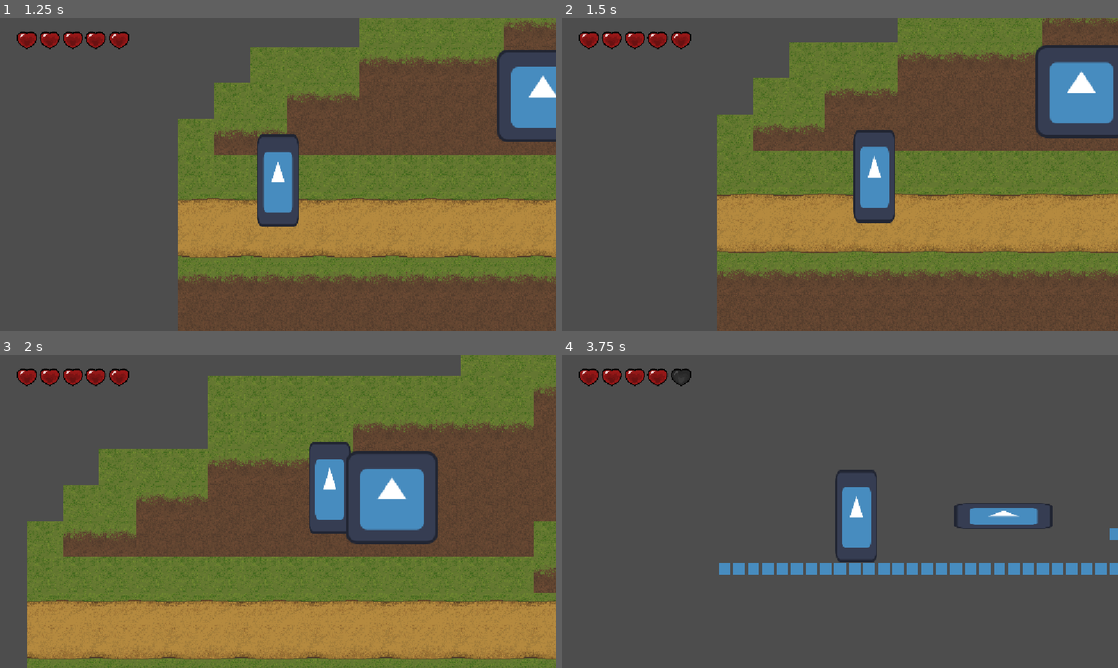
Above: before the commit, frames 1-4 (two rows, left to right).
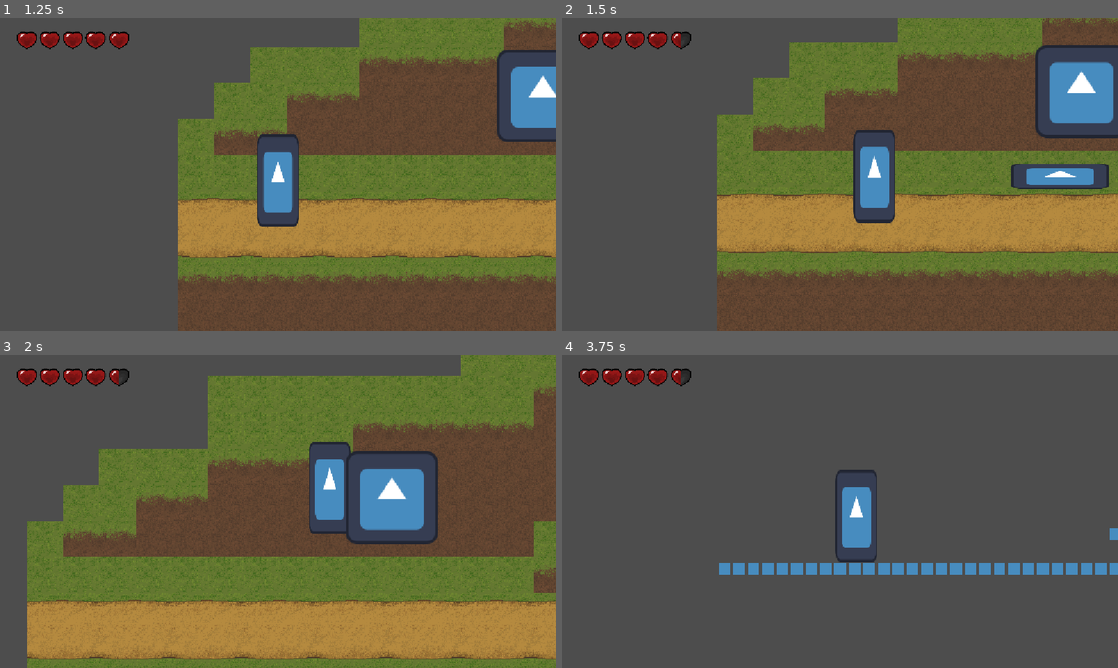
Above: after the commit, the same moments.

Repository: Dekoder-py/DaydreamProject
Game: Godot game, scene res://scenes/start_menu.tscn
Same seed, same stepped clock (60 frames per second), same inputs: the game is played once before the commit and once after it. The engine's default icon, where the game draws it, is replaced by a stand-in: a white triangle on a blue panel in a dark square. Sound files missing from this copy of the repository are replaced by a short silence.
Inputs:
- Up to frame 1 (1.25 s): click "Start!" at 0.5 s
- Up to frame 2 (1.5 s): tap Enter (shoot, bound only after the commit) at 1.25, 1.35 s; hold D (right) from 1.28 s (still down)
- Up to frame 3 (2 s): keep holding D (right); tap W (jump) at 1.52 s
- Up to frame 4 (3.75 s): tap X (shoot, bound only before the commit) at 2.1, 3.6 s; tap W (jump) at 2.27 s; release D (right) at 2.78 s; hold A (left) 2.78-3.53 s; tap Enter (shoot, bound only after the commit) at 2.85 s; hold D (right) from 3.53 s (still down)

Frame 1 is identical in both runs. In frame 2, 1.5% of the frame differs, in the area x 21-99%, y 4-55%; in frame 3, less than 0.1%; in frame 4, 0.9%.

Commit message:
change keybinds

Diff:
--- a/project.godot
+++ b/project.godot
@@ -28,25 +28,22 @@
 jump={
 "deadzone": 0.2,
 "events": [Object(InputEventKey,"resource_local_to_scene":false,"resource_name":"","device":-1,"window_id":0,"alt_press …(192 unchanged characters)…
-, Object(InputEventKey,"resource_local_to_scene":false,"resource_name":"","device":-1,"window_id":0,"alt_pressed":false,"shift_pressed":false,"ctrl_pressed":false,"meta_pressed":false,"pressed":false,"keycode":0,"physical_keycode":4194320,"key_label":0,"unicode":0,"location":0,"echo":false,"script":null)
 , Object(InputEventKey,"resource_local_to_scene":false,"resource_name":"","device":-1,"window_id":0,"alt_pressed":false …(182 unchanged characters)…
 ]
 }
 left={
 "deadzone": 0.2,
 "events": [Object(InputEventKey,"resource_local_to_scene":false,"resource_name":"","device":-1,"window_id":0,"alt_press …(191 unchanged characters)…
-, Object(InputEventKey,"resource_local_to_scene":false,"resource_name":"","device":-1,"window_id":0,"alt_pressed":false,"shift_pressed":false,"ctrl_pressed":false,"meta_pressed":false,"pressed":false,"keycode":0,"physical_keycode":4194319,"key_label":0,"unicode":0,"location":0,"echo":false,"script":null)
 ]
 }
 right={
 "deadzone": 0.2,
-"events": [Object(InputEventKey,"resource_local_to_scene":fa …(140 unchanged characters)… d":false,"keycode":0,"physical_keycode":4194321,"key_label":0,"unicode":0,"location":0,"echo":false,"script":null)
-, Object(InputEventKey,"resource_local_to_scene":false,"resource_name":"","device":-1,"window_id":0,"alt_pressed":false,"shift_pressed":false,"ctrl_pressed":false,"meta_pressed":false,"pressed":false,"keycode":0,"physical_keycode":68,"key_label":0,"unicode":100,"location":0,"echo":false,"script":null)
+"events": [Object(InputEventKey,"resource_local_to_scene":fa …(140 unchanged characters)… d":false,"keycode":0,"physical_keycode":68,"key_label":0,"unicode":100,"location":0,"echo":false,"script":null)
 ]
 }
 shoot={
 "deadzone": 0.2,
-"events": [Object(InputEventKey,"resource_local_to_scene":fa …(140 unchanged characters)… d":false,"keycode":0,"physical_keycode":88,"key_label":0,"unicode":120,"location":0,"echo":false,"script":null)
+"events": [Object(InputEventKey,"resource_local_to_scene":fa …(140 unchanged characters)… d":false,"keycode":0,"physical_keycode":4194309,"key_label":0,"unicode":0,"location":0,"echo":false,"script":null)
 ]
 }
 
